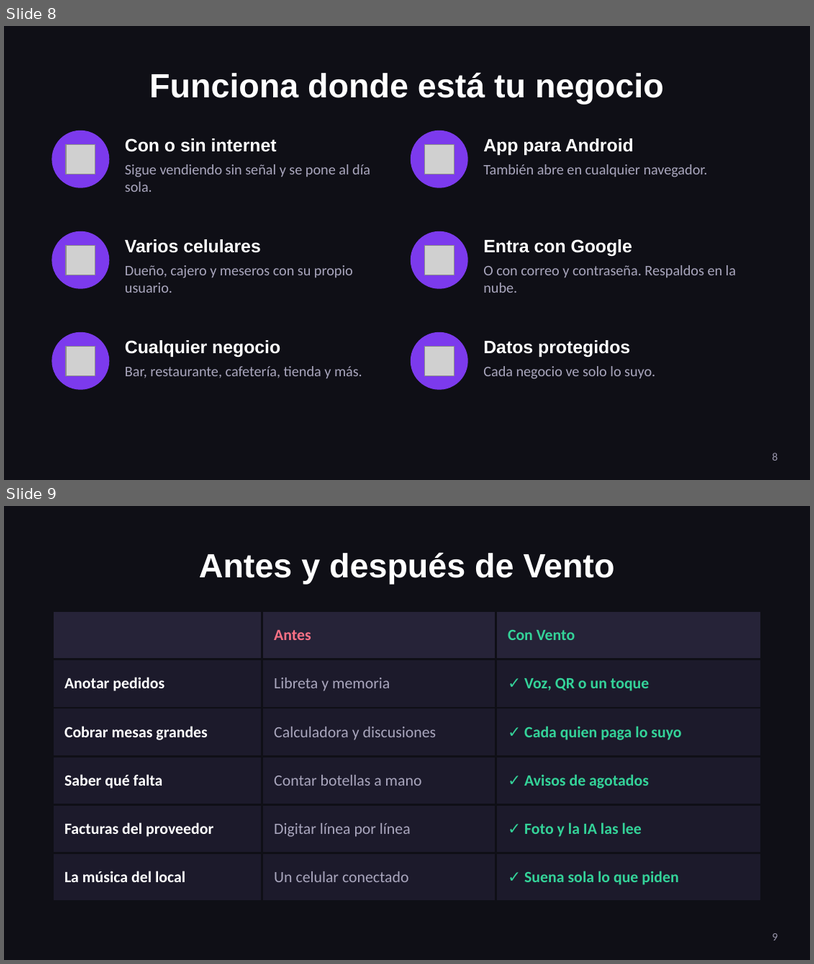
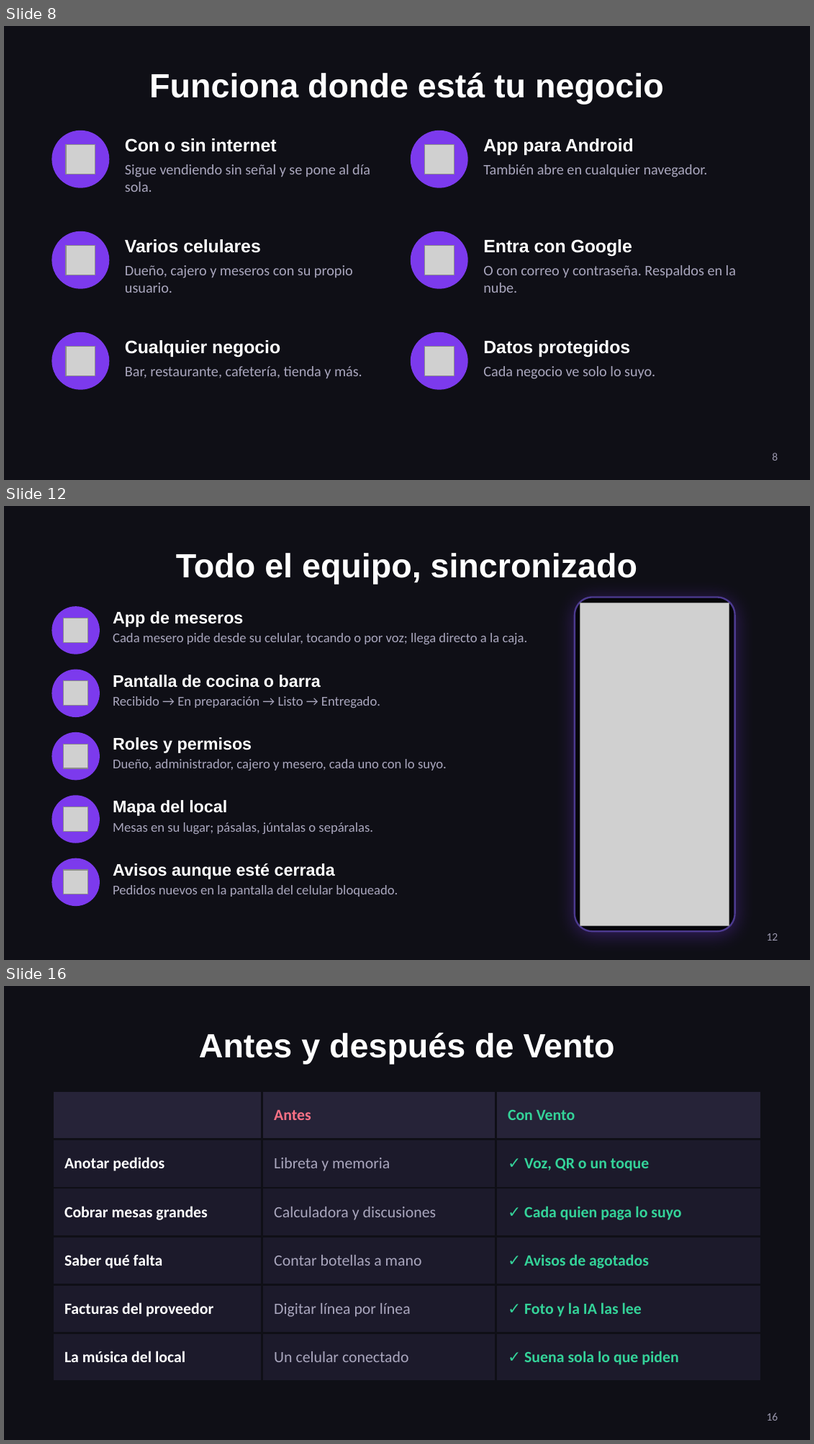
Before and after one commit to cristhianlujan45-blip/cuentas, a slide deck: ventas/Vento-presentacion.pptx. Shown one above the other, each under a label of ours: slides 8 and 9 before the commit, slides 8, 12 and 16 after it; the slides between them are not shown. The pictures are 814x964 and 814x1444 pixels, drawn with LibreOffice and Linux fonts; fonts in the diff are those of the drawing; grey boxes stand for pictures. Boxes give left, top, right and bottom in pixels: in the first picture for what was removed or moved away, otherwise in the second. Text is boxed around its words. In the diff, an @@ line names an element or a change of style, - is before the commit and + after.

```diff
--- a/ventas/Vento-presentacion.pptx
+++ b/ventas/Vento-presentacion.pptx
@@ slide 12 added at [4, 506, 810, 960], background #0F0F16 @@
@@ title added at [176, 553, 638, 584], 30 pt, text #FFFFFF, bold @@
+Todo el equipo, sincronizado
@@ ellipse added at [52, 607, 99, 654], fill #7C3AED, outline #7C3AED 1 pt @@
@@ text added at [113, 611, 244, 627], 15 pt, text #FFFFFF, bold @@
+App de meseros
@@ rounded rectangle added at [575, 597, 736, 931], fill #05050A, outline #4C3A8F 1.5 pt @@
@@ picture added at [581, 602, 730, 925] @@
@@ picture added at [64, 618, 88, 642] @@
@@ text added at [113, 633, 528, 644], 12 pt, text #A9A6BD @@
+Cada mesero pide desde su celular, tocando o por voz; llega directo a la caja.
@@ ellipse added at [52, 669, 99, 716], fill #7C3AED, outline #7C3AED 1 pt @@
@@ text added at [113, 674, 321, 687], 15 pt, text #FFFFFF, bold @@
+Pantalla de cocina o barra
@@ picture added at [64, 681, 88, 705] @@
@@ text added at [113, 696, 381, 708], 12 pt, text #A9A6BD @@
+Recibido → En preparación → Listo → Entregado.
@@ ellipse added at [52, 733, 99, 780], fill #7C3AED, outline #7C3AED 1 pt @@
@@ text added at [113, 737, 252, 753], 15 pt, text #FFFFFF, bold @@
+Roles y permisos
@@ picture added at [64, 744, 88, 768] @@
@@ text added at [113, 759, 447, 770], 12 pt, text #A9A6BD @@
+Dueño, administrador, cajero y mesero, cada uno con lo suyo.
@@ ellipse added at [52, 795, 99, 842], fill #7C3AED, outline #7C3AED 1 pt @@
@@ picture added at [64, 807, 88, 831] @@
@@ text added at [113, 800, 227, 816], 15 pt, text #FFFFFF, bold @@
+Mapa del local
@@ text added at [113, 822, 373, 834], 12 pt, text #A9A6BD @@
+Mesas en su lugar; pásalas, júntalas o sepáralas.
@@ ellipse added at [52, 858, 99, 905], fill #7C3AED, outline #7C3AED 1 pt @@
@@ picture added at [64, 870, 88, 894] @@
@@ text added at [113, 863, 335, 879], 15 pt, text #FFFFFF, bold @@
+Avisos aunque esté cerrada
@@ text added at [113, 885, 398, 896], 12 pt, text #A9A6BD @@
+Pedidos nuevos en la pantalla del celular bloqueado.
@@ page number added at [767, 933, 779, 940], 10 pt, text #9A97AD @@
+12
@@ what was slide 9 is now slide 16 @@
@@ page number at [767, 1412, 779, 1420]: text changed @@
-9
+16
```
Also in this commit, not shown: 6 other slides added, 1 other file.
